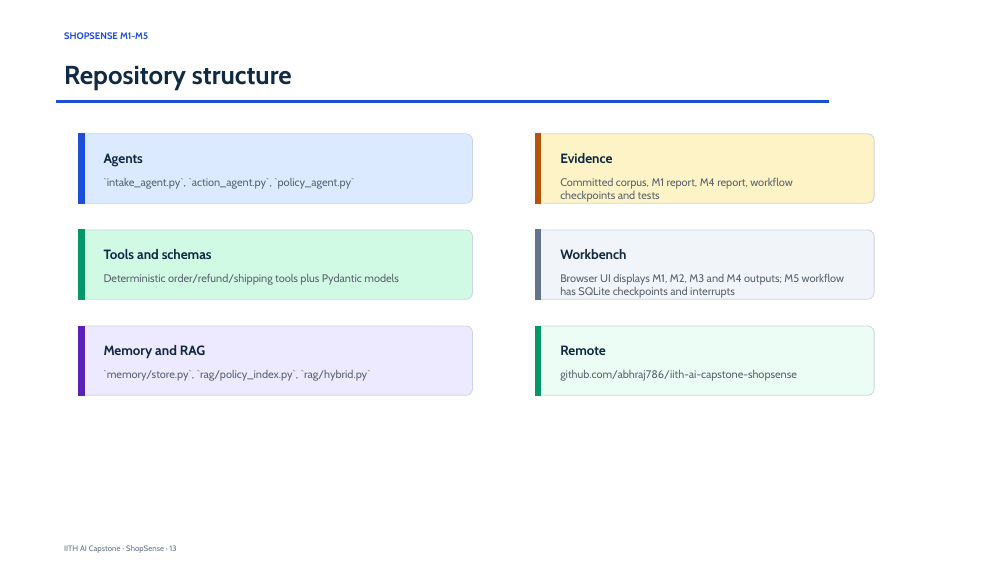
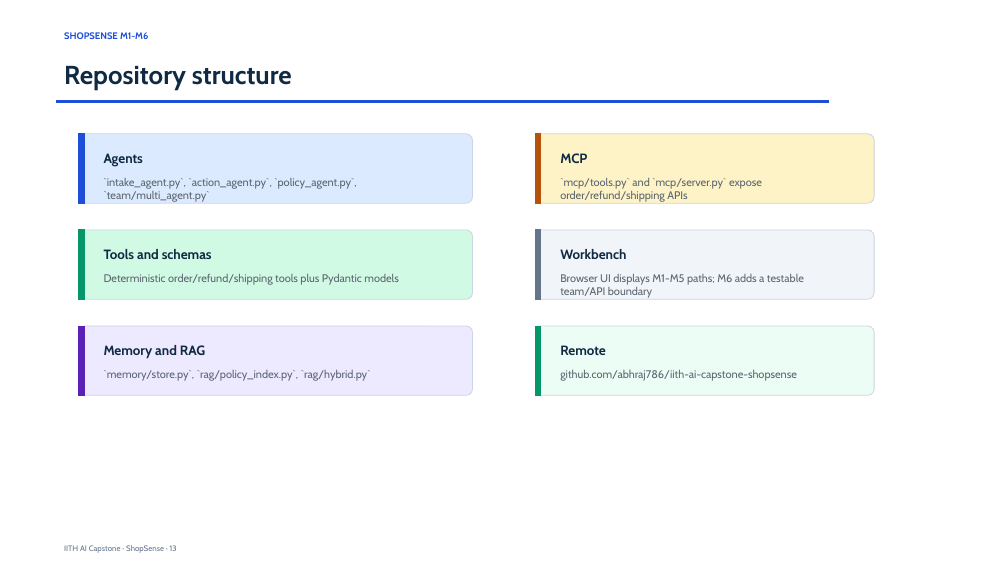
Before and after one commit to abhraj786/iith-ai-capstone-shopsense, a slide deck: slide 13 of docs/deck/iith-ai-capstone-shopsense.pptx. Drawn at 1008x567 pixels with LibreOffice and Linux fonts; fonts in the diff are those of the drawing. Boxes give left, top, right and bottom in pixels: in the first picture for what was removed or moved away, otherwise in the second. Text is boxed around its words. In the diff, an @@ line names an element or a change of style, - is before the commit and + after.

Commit message:
feat: add multi-agent mcp tools

```diff
--- a/docs/deck/iith-ai-capstone-shopsense.pptx
+++ b/docs/deck/iith-ai-capstone-shopsense.pptx
@@ text at (104,178,357,202): text changed @@
-`intake_agent.py`, `action_agent.py`, `policy_agent.py`
+`intake_agent.py`, `action_agent.py`, `policy_agent.py`, `team/multi_agent.py`
@@ text at (560,153,587,163): text changed @@
-Evidence
+MCP
@@ text at (560,178,762,202): text changed @@
-Committed corpus, M1 report, M4 report, workflow checkpoints and tests
+`mcp/tools.py` and `mcp/server.py` expose order/refund/shipping APIs
@@ text at (560,274,804,298): text changed @@
-Browser UI displays M1, M2, M3 and M4 outputs; M5 workflow has SQLite checkpoints and interrupts
+Browser UI displays M1-M5 paths; M6 adds a testable team/API boundary
```
Also in this commit, not shown: 14 other slides changed, 1 slide added, 10 other files.
